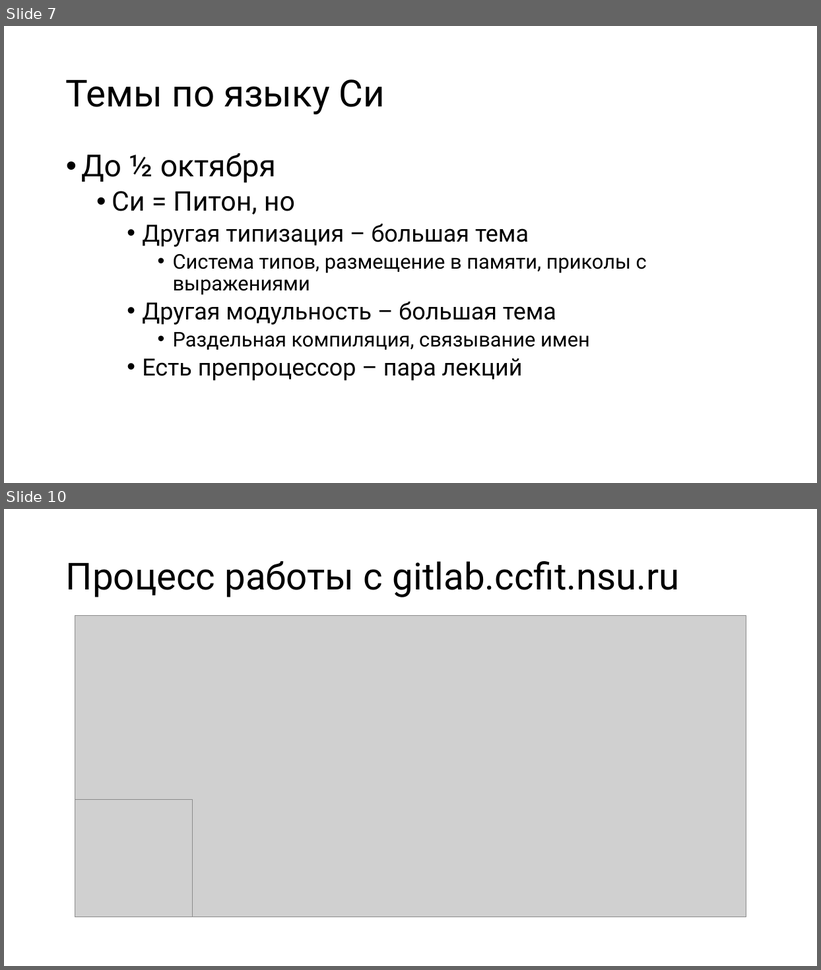
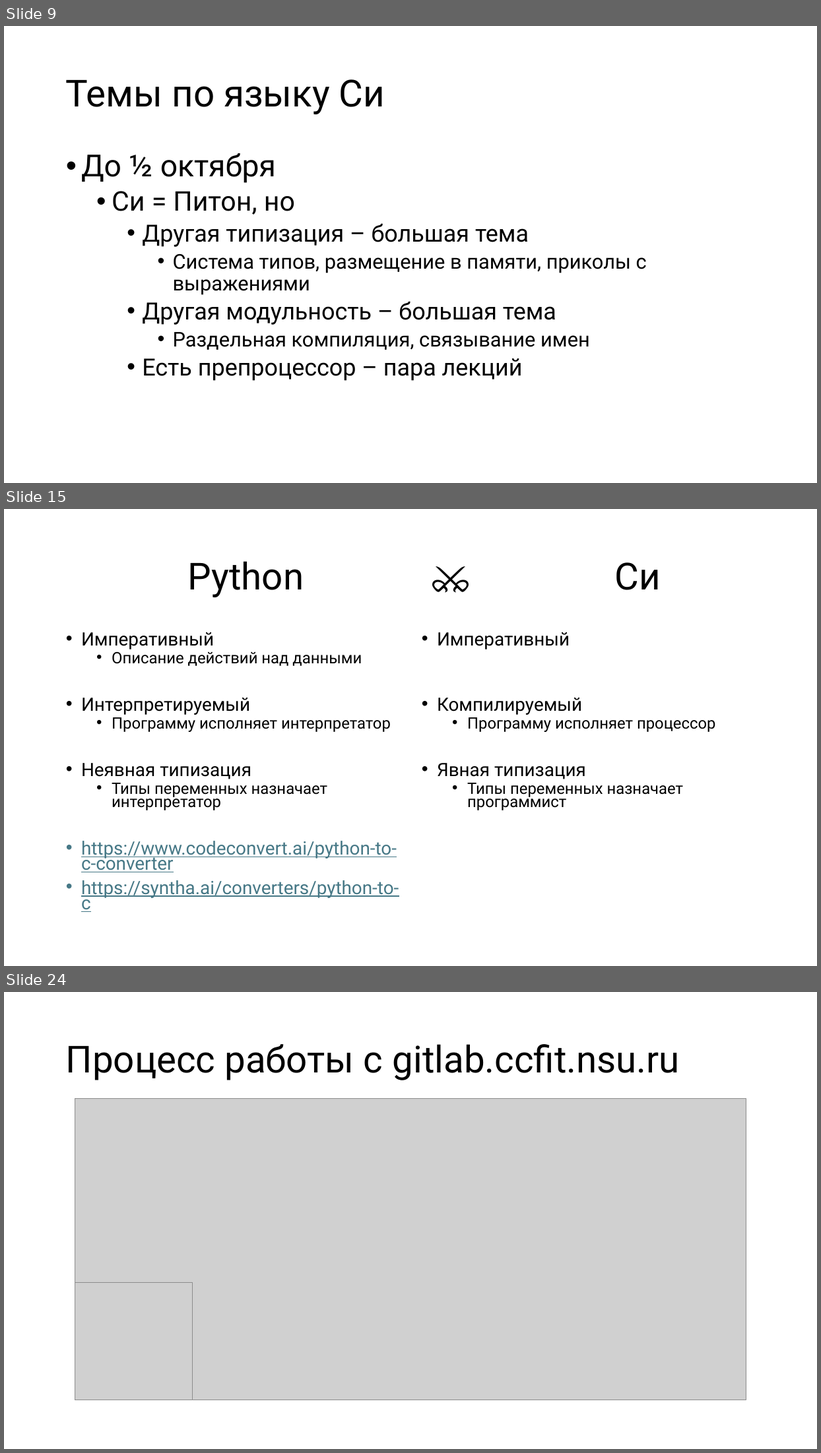
Before and after one commit to Evgueni-Petrov-aka-espetrov/Algorithms-and-Programming-in-C-pptx, a slide deck: 00 План-капкан до весны.pptx. Shown one above the other, each under a label of ours: slides 7 and 10 before the commit, slides 9, 15 and 24 after it; the slides between them are not shown. The pictures are 821x970 and 821x1453 pixels, drawn with LibreOffice and Linux fonts; fonts in the diff are those of the drawing; grey boxes stand for pictures. Boxes give left, top, right and bottom in pixels: in the first picture for what was removed or moved away, otherwise in the second. Text is boxed around its words. In the diff, an @@ line names an element or a change of style, - is before the commit and + after.

```diff
--- a/00 План-капкан до весны.pptx
+++ b/00 План-капкан до весны.pptx
@@ slide 15 added at (x1=4, y1=509, x2=817, y2=966), background #FFFFFF @@
@@ title added at (x1=188, y1=561, x2=661, y2=597), 44 pt, text #000000 @@
+Python ⚔️ Си
@@ text added at (x1=81, y1=632, x2=399, y2=912), 21.7 pt, text #000000 @@
+• Императивный
+  • Описание действий над данными
+• Интерпретируемый
+  • Программу исполняет интерпретатор
+• Неявная типизация
+  • Типы переменных назначает интерпретатор
+• https://www.codeconvert.ai/python-to-c-converter
+• https://syntha.ai/converters/python-to-c
@@ text added at (x1=437, y1=632, x2=715, y2=811), 18.6 pt, text #000000 @@
+• Императивный
+• Компилируемый
+  • Программу исполняет процессор
+• Явная типизация
+  • Типы переменных назначает программист
@@ what was slide 7 is now slide 9 @@
@@ what was slide 10 is now slide 24 @@
```
Also in this commit, not shown: 4 slides changed, 13 other slides added.
